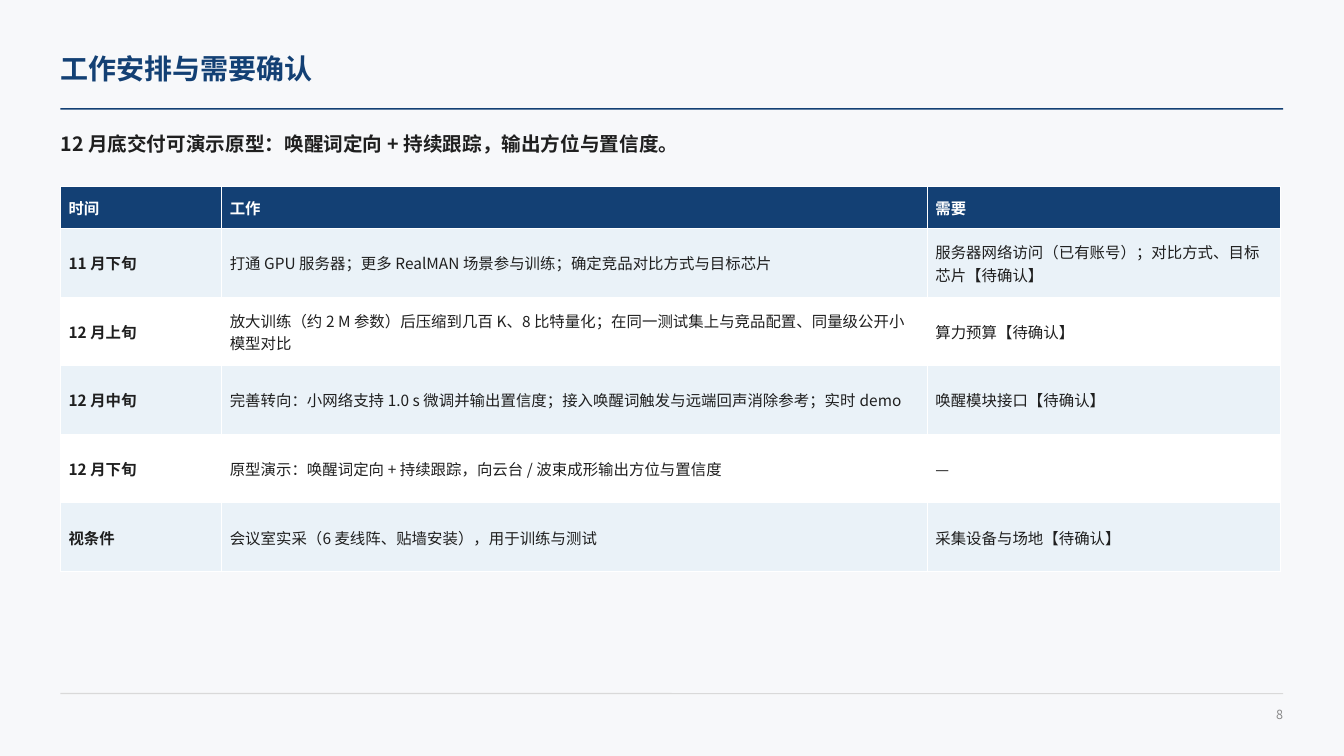
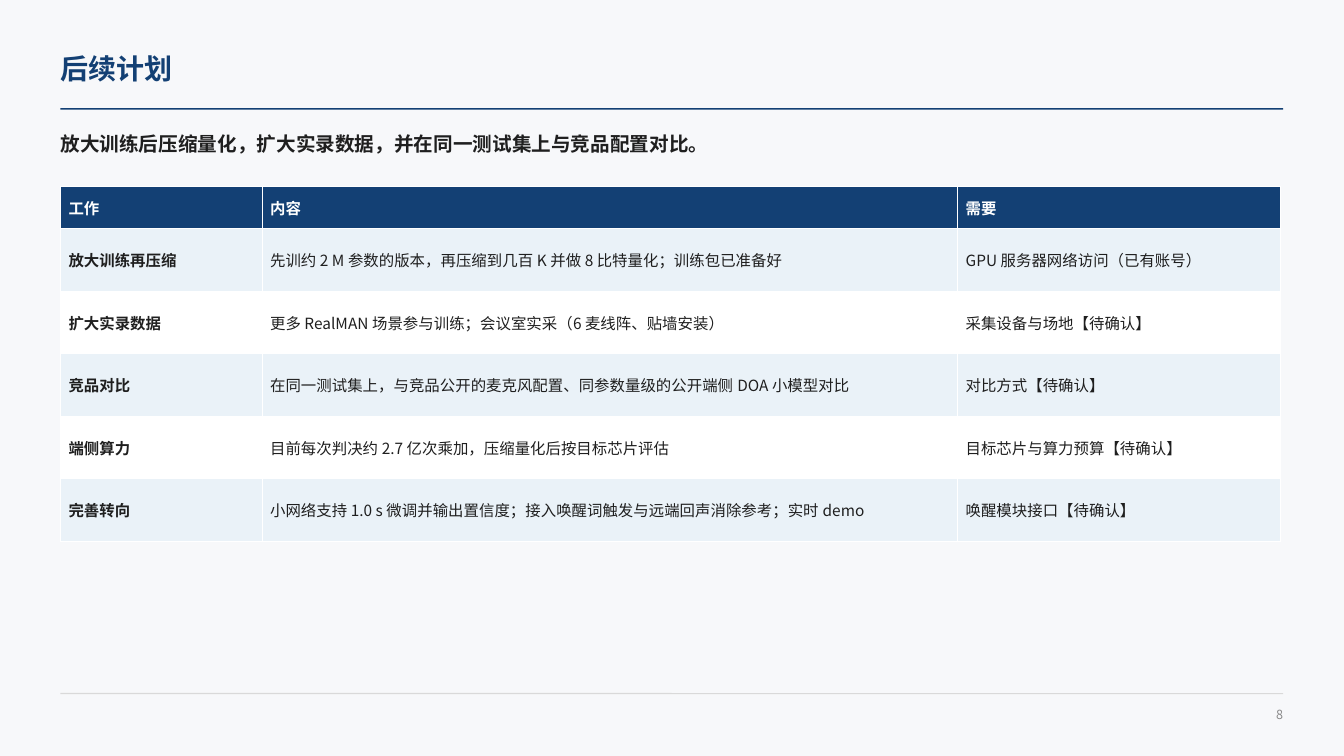
Before and after one commit to ZeroFoxxi/ssl-scene1, a slide deck: slide 8 of 01_场景一_摄像头声源定位/方案选型/场景一阶段汇报_会议室声源定位.pptx. Drawn at 1344x756 pixels with LibreOffice and Linux fonts; fonts in the diff are those of the drawing. Boxes give left, top, right and bottom in pixels: in the first picture for what was removed or moved away, otherwise in the second. Text is boxed around its words. In the diff, an @@ line names an element or a change of style, - is before the commit and + after.

```diff
--- a/01_场景一_摄像头声源定位/方案选型/场景一阶段汇报_会议室声源定位.pptx
+++ b/01_场景一_摄像头声源定位/方案选型/场景一阶段汇报_会议室声源定位.pptx
@@ text at [60, 55, 172, 82]: text changed @@
-工作安排与需要确认
+后续计划
@@ text at [60, 134, 708, 154]: text changed @@
-12 月底交付可演示原型：唤醒词定向 + 持续跟踪，输出方位与置信度。
+放大训练后压缩量化，扩大实录数据，并在同一测试集上与竞品配置对比。
@@ table at [60, 187, 1280, 523] @@
-row 1, column 1: 时间
+row 1, column 1: 工作
-row 1, column 2: 工作
+row 1, column 2: 内容
-row 2: 11 月下旬 | 打通 GPU 服务器；更多 RealMAN 场景参与训练；确定竞品对比方式与目标芯片 | 服务器网络访问（已有账号）；对比方式、目标芯片【待确认】
+row 2: 放大训练再压缩 | 先训约 2 M 参数的版本，再压缩到几百 K 并做 8 比特量化；训练包已准备好 | GPU 服务器网络访问（已有账号）
-row 3: 12 月上旬 | 放大训练（约 2 M 参数）后压缩到几百 K、8 比特量化；在同一测试集上与竞品配置、同量级公开小模型对比 | 算力预算【待确认】
+row 3: 扩大实录数据 | 更多 RealMAN 场景参与训练；会议室实采（6 麦线阵、贴墙安装） | 采集设备与场地【待确认】
-row 4: 12 月中旬 | 完善转向：小网络支持 1.0 s 微调并输出置信度；接入唤醒词触发与远端回声消除参考；实时 demo | 唤醒模块接口【待确认】
+row 4: 竞品对比 | 在同一测试集上，与竞品公开的麦克风配置、同参数量级的公开端侧 DOA 小模型对比 | 对比方式【待确认】
-row 5: 12 月下旬 | 原型演示：唤醒词定向 + 持续跟踪，向云台 / 波束成形输出方位与置信度 | —
+row 5: 端侧算力 | 目前每次判决约 2.7 亿次乘加，压缩量化后按目标芯片评估 | 目标芯片与算力预算【待确认】
-row 6: 视条件 | 会议室实采（6 麦线阵、贴墙安装），用于训练与测试 | 采集设备与场地【待确认】
+row 6: 完善转向 | 小网络支持 1.0 s 微调并输出置信度；接入唤醒词触发与远端回声消除参考；实时 demo | 唤醒模块接口【待确认】
```
Also in this commit, not shown: 2 other files.
